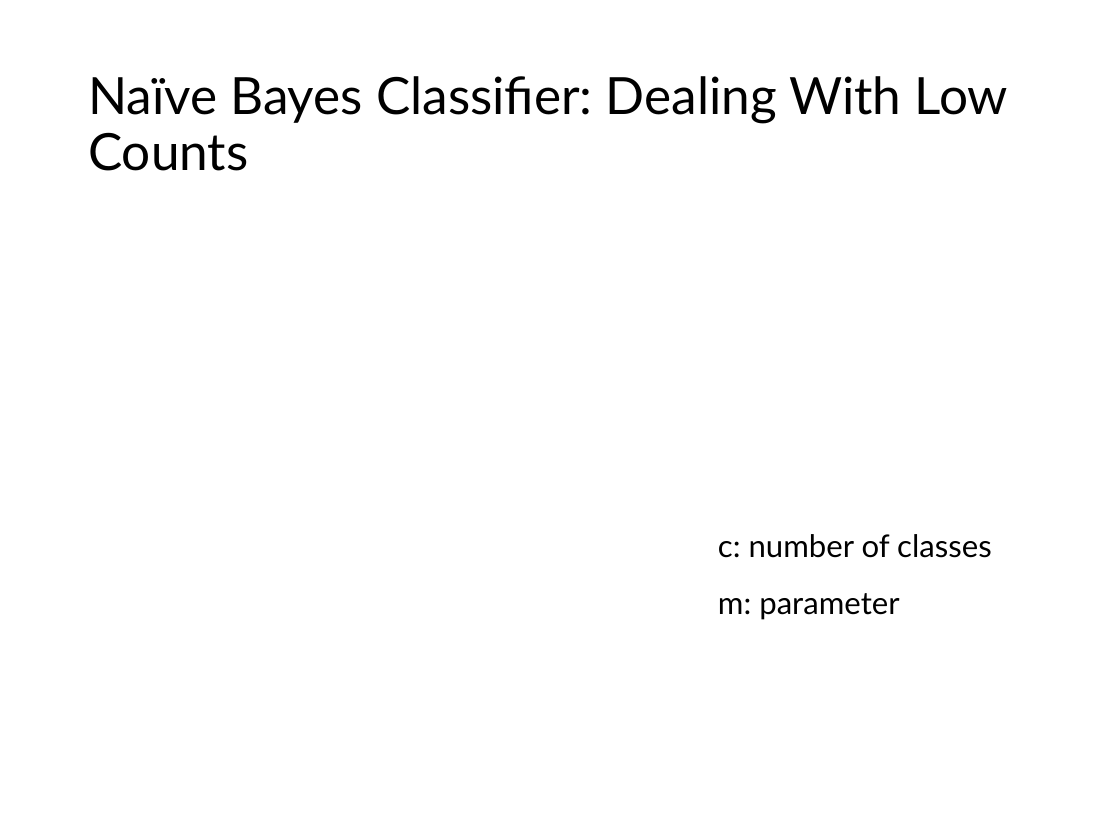
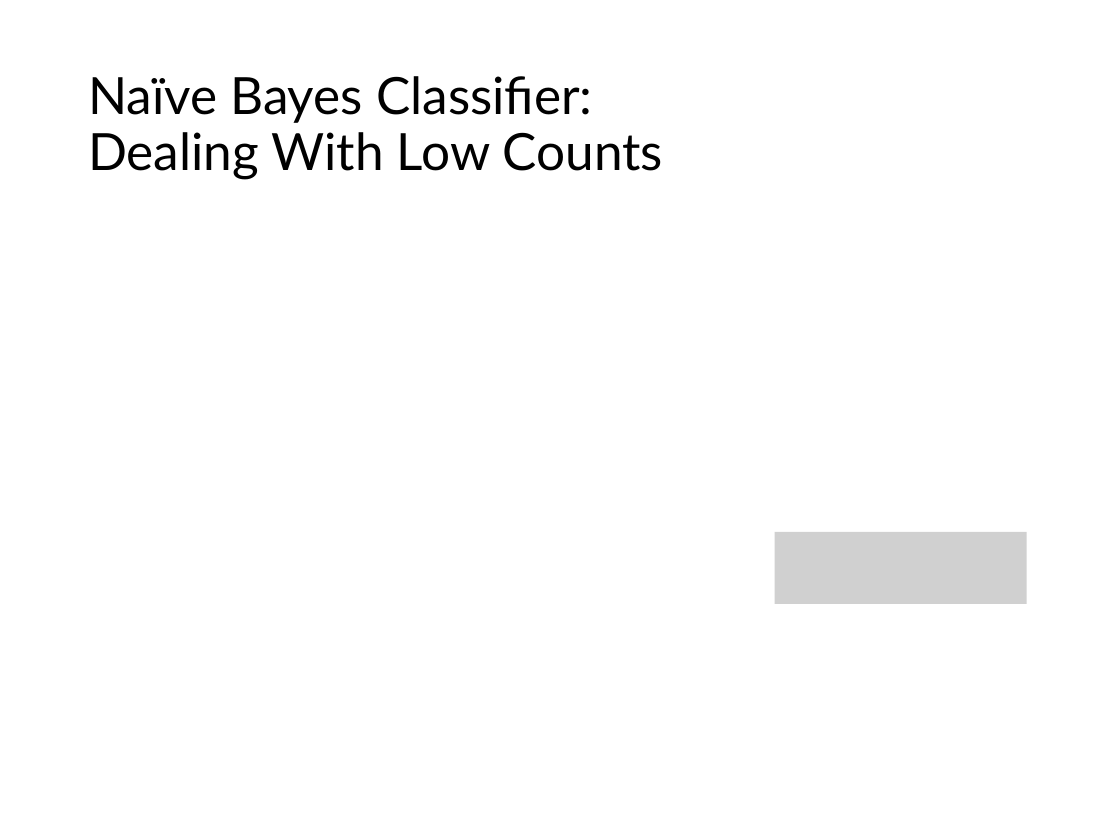
Before and after one commit to mhahsler/Introduction_to_Data_Mining_R_Examples, a slide deck: slide 27 of slides/chap4_alternative_classification.pptx. Drawn at 1120x840 pixels with LibreOffice and Linux fonts; fonts in the diff are those of the drawing; grey boxes stand for pictures. Boxes give left, top, right and bottom in pixels: in the first picture for what was removed or moved away, otherwise in the second. Text is boxed around its words. In the diff, an @@ line names an element or a change of style, - is before the commit and + after.

```diff
--- a/slides/chap4_alternative_classification.pptx
+++ b/slides/chap4_alternative_classification.pptx
@@ title "Naïve Bayes Classifier: Dealing With ..." rewrapped from [88, 76, 1008, 171] to [88, 76, 663, 180] @@
@@ text removed at [718, 534, 992, 620] @@
-c: number of classes
-m: parameter
@@ picture added at [775, 532, 1027, 604] @@
```
Also in this commit, not shown: 16 other slides changed, 3 slides added, 2 slides removed, 1 other file.
